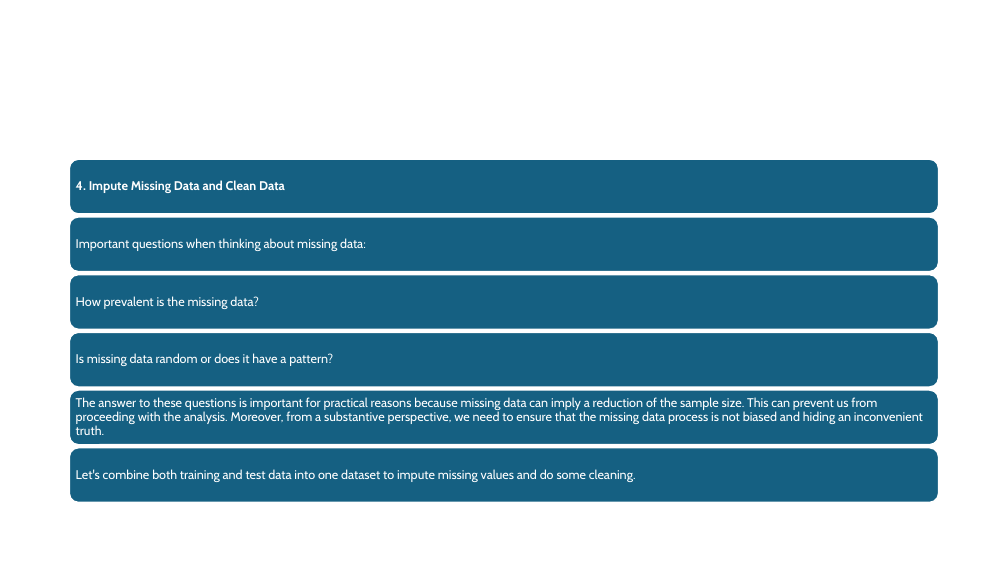
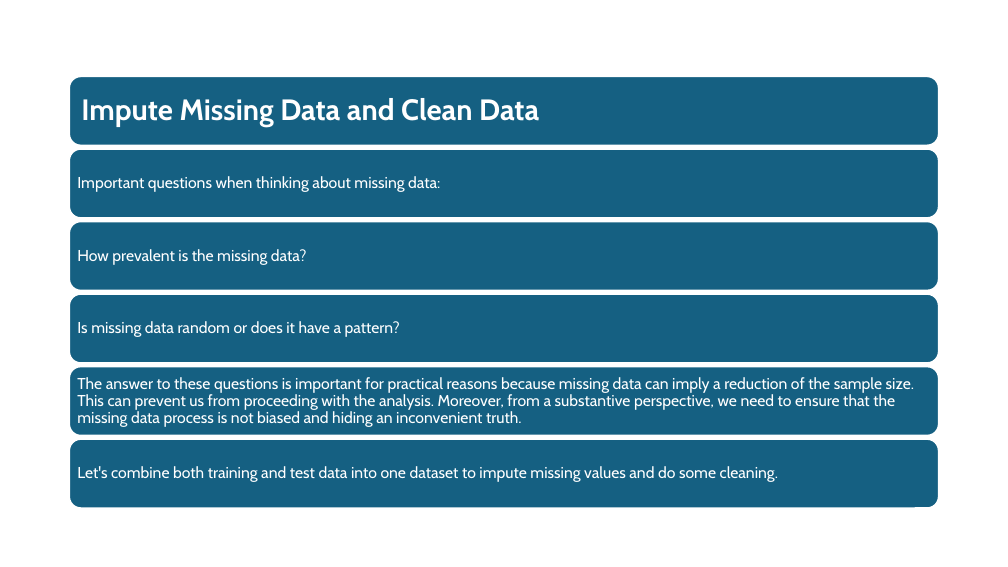
Before and after one commit to AnsarMuhammadAt10Pearls/Intro_To_AI_Course, a slide deck: slide 11 of _week4_Kaggle Dataset-predicting house prices.pptx. Drawn at 1008x567 pixels with LibreOffice and Linux fonts; fonts in the diff are those of the drawing. Boxes give left, top, right and bottom in pixels: in the first picture for what was removed or moved away, otherwise in the second. Text is boxed around its words. In the diff, an @@ line names an element or a change of style, - is before the commit and + after.

```diff
--- a/_week4_Kaggle Dataset-predicting house prices.pptx
+++ b/_week4_Kaggle Dataset-predicting house prices.pptx
@@ rounded rectangle: place and size @@
-rounded rectangle at (70, 332, 939, 387)
+rounded rectangle at (70, 76, 939, 145)
@@ text at (81, 98, 539, 127): text changed; size 12 to 28 pt @@
-4. Impute Missing Data and Clean Data
+Impute Missing Data and Clean Data
@@ rounded rectangle: place and size @@
-rounded rectangle at (70, 159, 939, 214)
+rounded rectangle at (70, 149, 939, 218)
@@ size 12 to 15 pt; more space between paragraphs in 5 elements at (77, 466, 778, 482), (77, 377, 914, 427), (77, 321, 400, 337), (77, 249, 307, 265), (77, 176, 440, 192) @@
@@ text "Important questions when thinking about ...": place and size @@
-text "Important questions when thinking about ..." at (76, 238, 366, 251)
+text "Important questions when thinking about ..." at (77, 176, 440, 192)
@@ rounded rectangle: place and size @@
-rounded rectangle at (70, 217, 939, 272)
+rounded rectangle at (70, 222, 939, 290)
@@ text "How prevalent is the missing ...": place and size @@
-text "How prevalent is the missing ..." at (76, 296, 258, 309)
+text "How prevalent is the missing ..." at (77, 249, 307, 265)
@@ rounded rectangle: place and size @@
-rounded rectangle at (70, 274, 939, 330)
+rounded rectangle at (70, 294, 939, 363)
@@ text "Is missing data random or ...": place and size @@
-text "Is missing data random or ..." at (76, 353, 333, 366)
+text "Is missing data random or ..." at (77, 321, 400, 337)
@@ rounded rectangle: place and size @@
-rounded rectangle at (70, 390, 939, 445)
+rounded rectangle at (70, 367, 939, 436)
@@ text "The answer to these questions ...": place and size @@
-text "The answer to these questions ..." at (76, 397, 923, 435)
+text "The answer to these questions ..." at (77, 377, 914, 427)
@@ rounded rectangle: place and size @@
-rounded rectangle at (70, 448, 939, 503)
+rounded rectangle at (70, 439, 939, 508)
```
Also in this commit, not shown: 8 other slides changed, 3 slides added, 2 slides removed.
